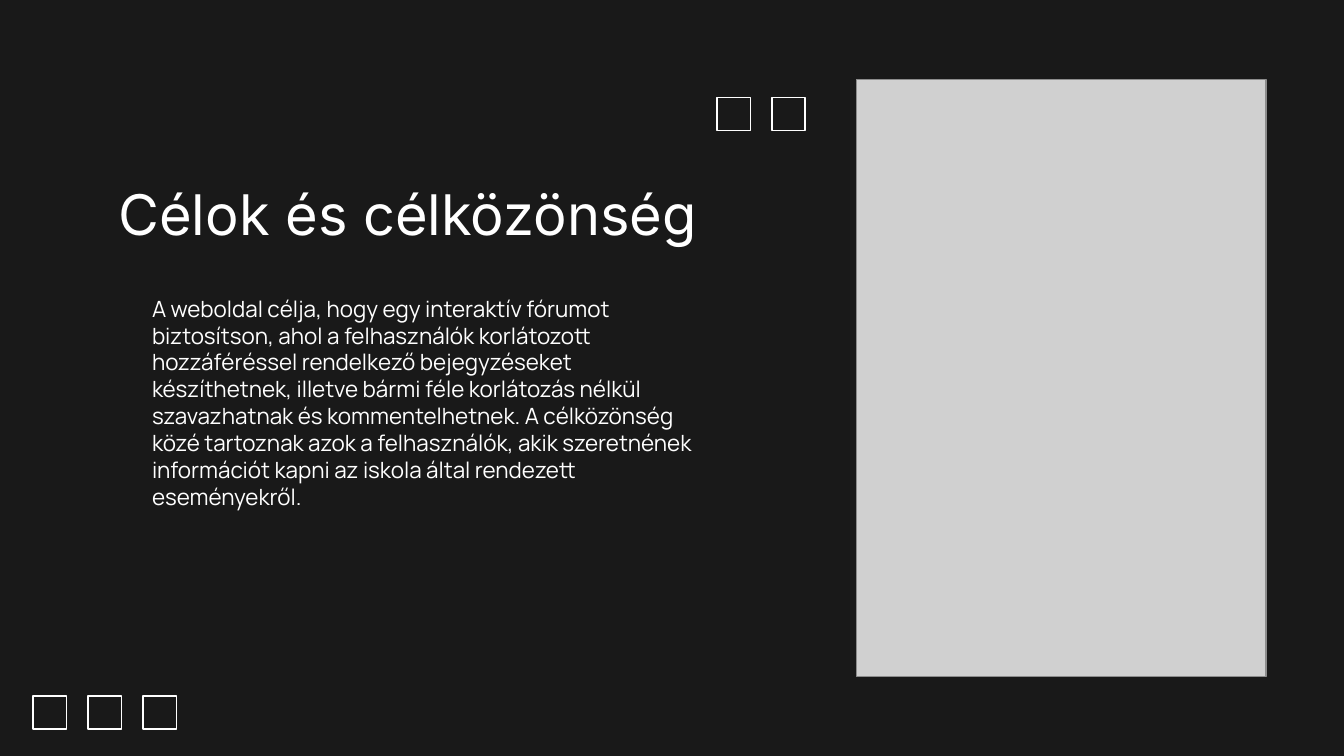
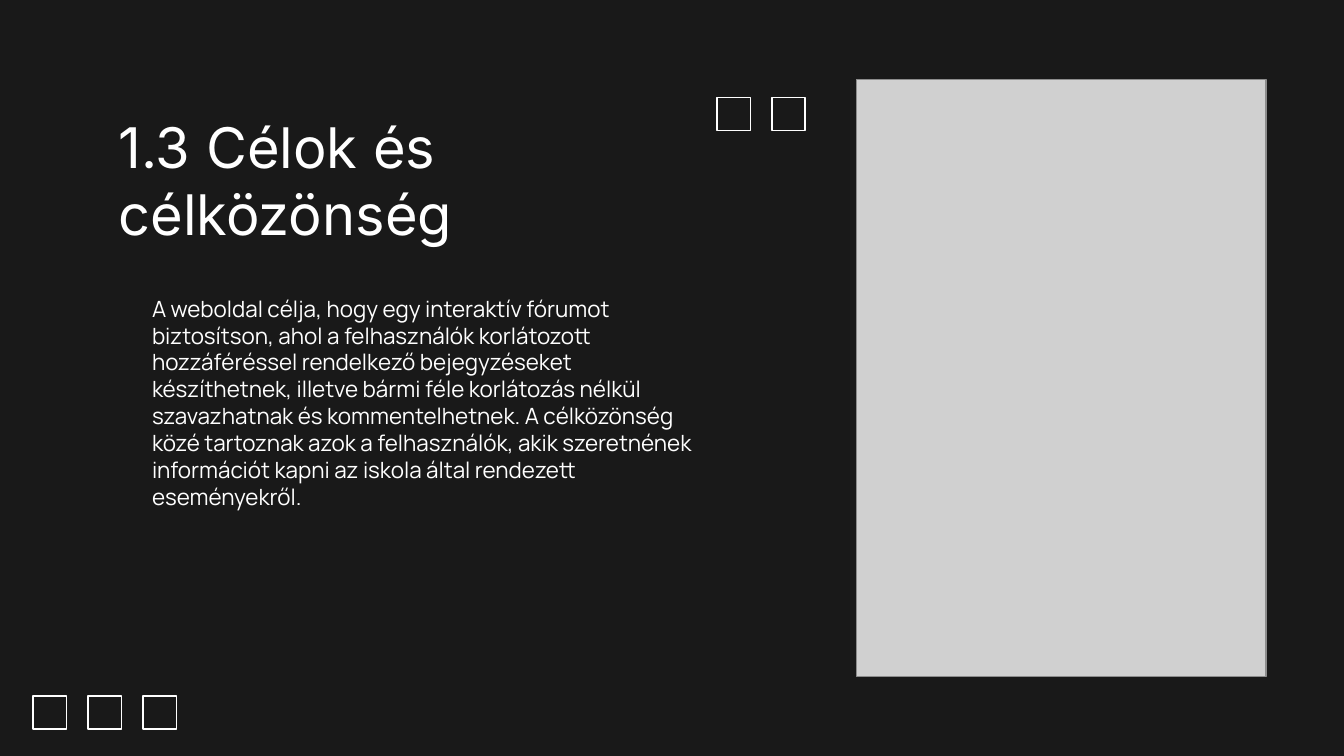
Before and after one commit to Dominik488/ViszgaRemek, a slide deck: slide 24 of documentation.pptx (slide 4 before the commit). Drawn at 1344x756 pixels with LibreOffice and Linux fonts; fonts in the diff are those of the drawing; grey boxes stand for pictures; background and template pictures are left out. Boxes give left, top, right and bottom in pixels: in the first picture for what was removed or moved away, otherwise in the second. Text is boxed around its words. In the diff, an @@ line names an element or a change of style, - is before the commit and + after.

```diff
--- a/documentation.pptx
+++ b/documentation.pptx
@@ title at (118,125,452,247): text changed @@
-Célok és célközönség
+1.3 Célok és célközönség
```
Also in this commit, not shown: 3 other slides changed, 19 slides added, 15 slides removed.
